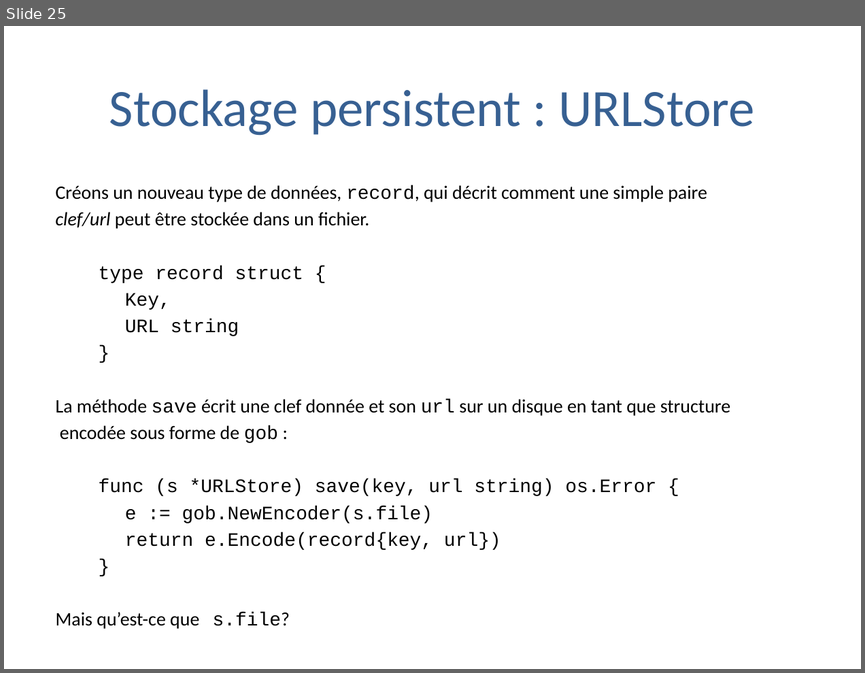
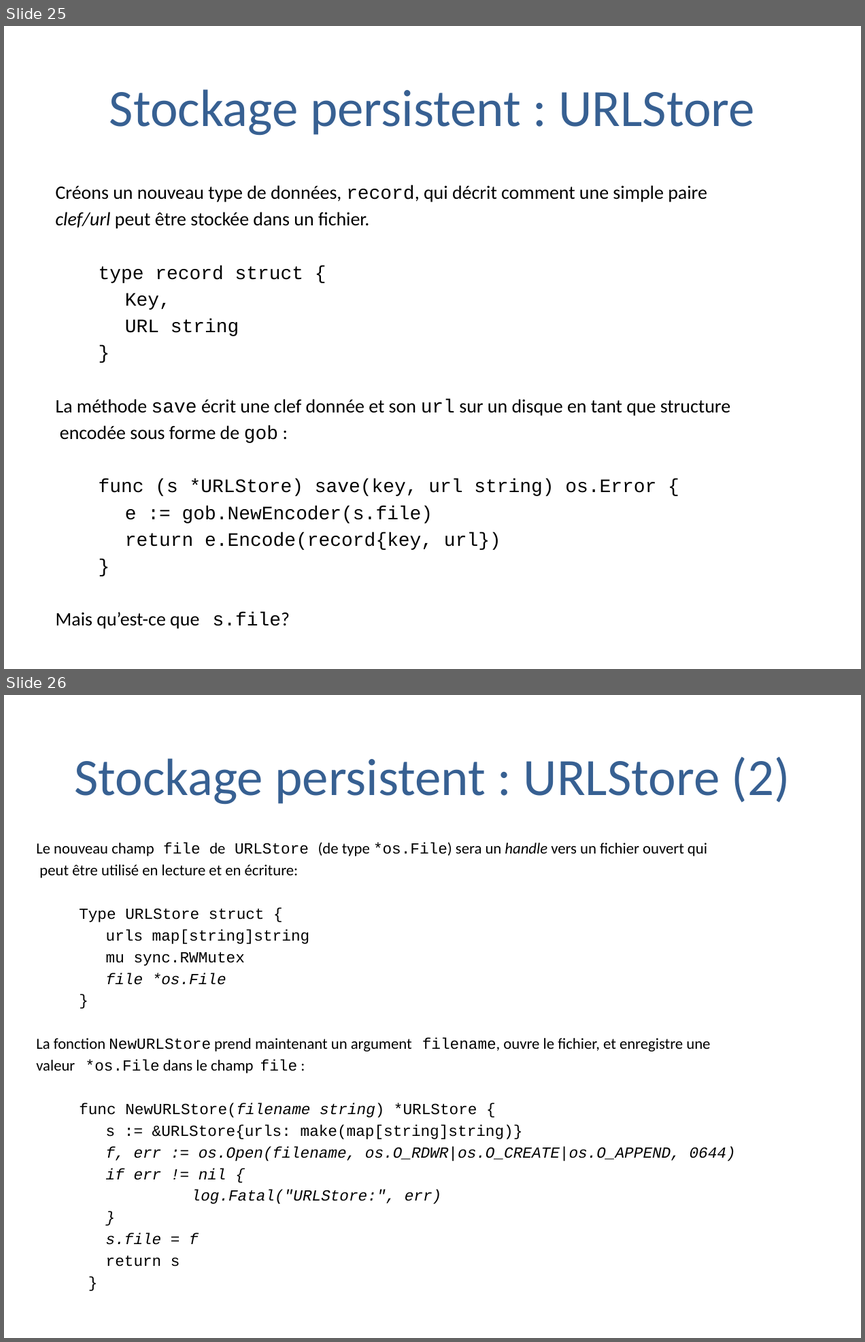
Before and after one commit to trash-anger/golang-france, a slide deck: Go-documentation/cours-general/Pratique de la programmation en go.pptx. Shown one above the other, each under a label of ours: slide 25 before the commit, slides 25 and 26 after it. The pictures are 865x673 and 865x1342 pixels, drawn with LibreOffice and Linux fonts; fonts in the diff are those of the drawing; background and template pictures are left out. Boxes give left, top, right and bottom in pixels: in the first picture for what was removed or moved away, otherwise in the second. Text is boxed around its words. In the diff, an @@ line names an element or a change of style, - is before the commit and + after.

```diff
--- a/Go-documentation/cours-general/Pratique de la programmation en go.pptx
+++ b/Go-documentation/cours-general/Pratique de la programmation en go.pptx
@@ slide 26 added at (4, 695, 861, 1338), background #FFFFFF @@
@@ title added at (74, 757, 790, 804), 44 pt, text #376092 @@
+Stockage persistent : URLStore (2)
@@ text added at (36, 842, 736, 1266), 13 pt, text #000000 @@
+Le nouveau champ file de URLStore (de type *os.File) sera un handle vers un fichier ouvert qui
+peut être utilisé en lecture et en écriture:
+  Type URLStore struct {
+  urls map[string]string
+  mu sync.RWMutex
+  file *os.File
+  }
+La fonction NewURLStore prend maintenant un argument filename, ouvre le fichier, et enregistre une
+valeur *os.File dans le champ file :
+  func NewURLStore(filename string) *URLStore {
+  s := &URLStore{urls: make(map[string]string)}
+  f, err := os.Open(filename, os.O_RDWR|os.O_CREATE|os.O_APPEND, 0644)
+  if err != nil {
+  log.Fatal("URLStore:", err)
+  }
+  s.file = f
+  return s
+  }
```
Also in this commit, not shown: 12 other slides added.
